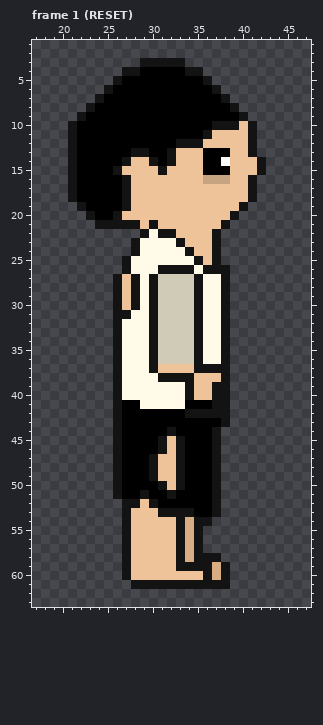
Two states of a pixel-art file, assets/personajes/protagonista.aseprite. The picture above was drawn from the file before the commit.
64x64 pixels, 5 frames. Shown: frame 1 (RESET): x 17..47, y 1..63. The commit also changed other frames, which this record leaves out.
The same view after the edit:
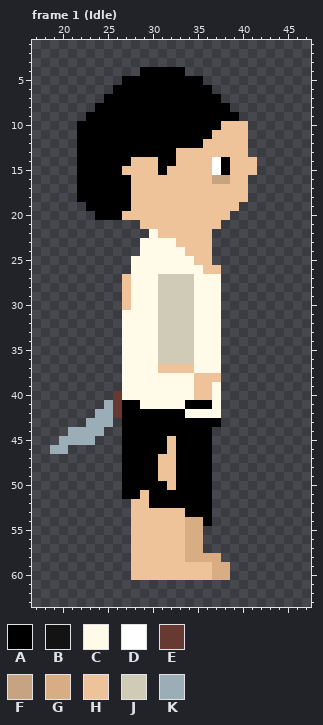
Palette (. is transparent): A #000000  B #131313  C #fffbe8  D #ffffff  E #663931  F #c6a381  G #d9ad84  H #eec39a  J #d0cbb7  K #9badb7
Edits made:
layer "Sword" added
layer "Outline" now hidden
Frame 1 (Idle):
Colour B becomes colour A in row 10 at x 37; in row 11 at x 36; in row 12 at x 33 to 35; in row 13 at x 28 to 29 and 32; in row 14 at x 27 and 32; in row 15 at x 26 and 31.
Colour B becomes colour A in rows 16 to 19 at x 27; in row 20 at x 26; in row 44 at x 32; in rows 45 to 46 at x 31 and 33; in rows 47 to 49 at x 30 and 33; in row 50 at x 31 and 33.
Colour B becomes colour A in row 51 at x 32; in row 52 at x 30; in row 53 at x 34; in row 54 at x 36.
Colour D becomes colour A in row 14 at x 38.
Colour B becomes colour C in row 26 at x 31 to 34; in rows 27 to 30 at x 28, 30 and 35; in row 31 at x 27, 30 and 35; in rows 32 to 36 at x 30 and 35; in row 37 at x 30 and 35 to 37; in row 38 at x 31 to 34.
Colour B becomes colour C in rows 39 to 40 at x 34 and 37; in row 41 at x 37; in row 42 at x 34 to 37.
Colour A becomes colour D in rows 14 to 15 at x 37.
Colour B becomes colour E in rows 40 to 42 at x 26.
Colour B becomes colour G in rows 54 to 57 at x 35; in row 58 at x 35 to 37; in rows 59 to 60 at x 38.
Colour A becomes colour H in row 13 at x 36 to 38; in rows 14 to 15 at x 36.
Colour B becomes colour H in row 10 at x 38 to 39; in row 14 at x 30; in row 21 at x 30; in row 22 at x 31 to 32; in row 23 at x 33; in row 24 at x 34.
Colour B becomes colour H in row 25 at x 35; in row 26 at x 36 to 37; in row 51 at x 29; in row 52 at x 28; in row 53 at x 31 to 33; in rows 54 to 58 at x 33.
Colour B becomes colour H in row 59 at x 33 to 36; in row 60 at x 36.
Colour F becomes colour H in row 16 at x 36.
The author put colour K in row 41 at x 25; in row 42 at x 24 to 25; in row 43 at x 23 to 25; in row 44 at x 21 to 24; in row 45 at x 20 to 23; in row 46 at x 19 to 20.
Colour B is removed in row 3 at x 29 to 33; in row 4 at x 27 to 28 and 34 to 35; in row 5 at x 26 and 36; in row 6 at x 25 and 37; in row 7 at x 24 and 38; in row 8 at x 23 and 39.
Colour B is removed in row 9 at x 22 and 40; in rows 10 to 13 at x 21 and 41; in rows 14 to 15 at x 21 and 42; in rows 16 to 18 at x 21 and 41; in row 19 at x 22 and 40; in row 20 at x 23 and 39.
Colour B is removed in row 21 at x 24 to 28 and 38; in row 22 at x 29 and 37; in rows 23 to 24 at x 28 and 37; in row 25 at x 27 and 37; in row 26 at x 27 and 38; in rows 27 to 39 at x 26 and 38.
Colour B is removed in rows 40 to 42 at x 38; in row 43 at x 26 and 38; in rows 44 to 51 at x 26 and 37; in rows 52 to 53 at x 27 and 37; in rows 54 to 60 at x 27; in row 61 at x 28 to 38.
Pixel boxes of the changes (left, top, right, bottom) in both pictures:
changed: (50, 58, 266, 589)
